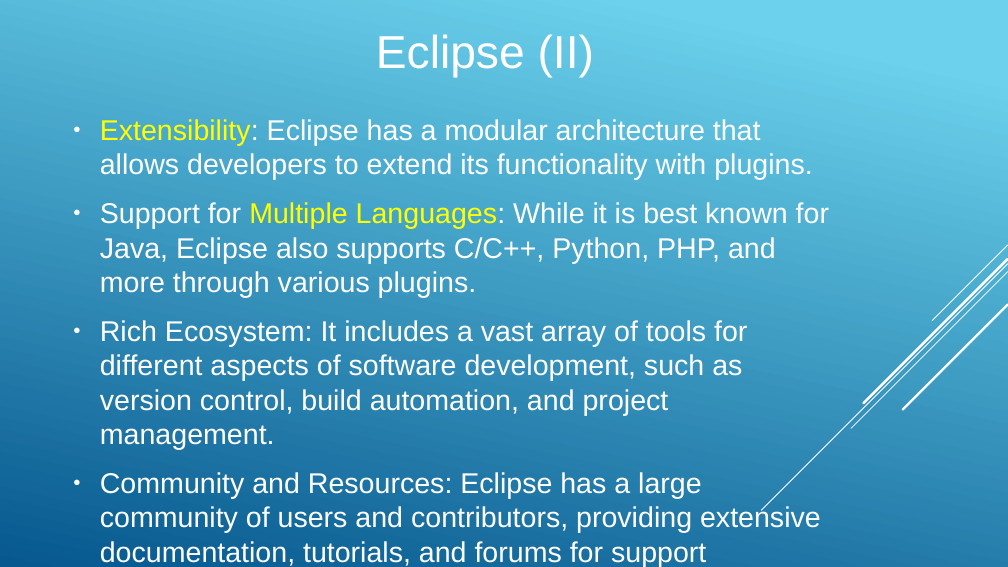
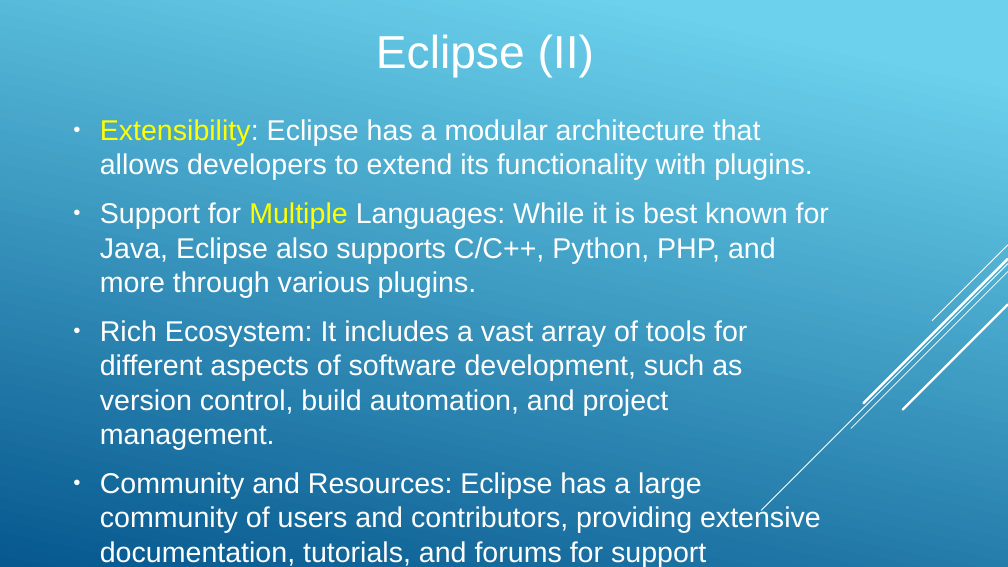
Before and after one commit to yckoincgu/C_Programming, a slide deck: slide 14 of 113/0910/C01_introduction.odp. Drawn at 1008x567 pixels with LibreOffice and Linux fonts; fonts in the diff are those of the drawing. Boxes give left, top, right and bottom in pixels: in the first picture for what was removed or moved away, otherwise in the second. Text is boxed around its words. In the diff, an @@ line names an element or a change of style, - is before the commit and + after.

```diff
--- a/113/0910/C01_introduction.odp
+++ b/113/0910/C01_introduction.odp
@@ text at [100, 202, 829, 298]: text colour #FFFF00 to #FFFFFF in "Languages:" @@
```
Also in this commit, not shown: 2 other files.
